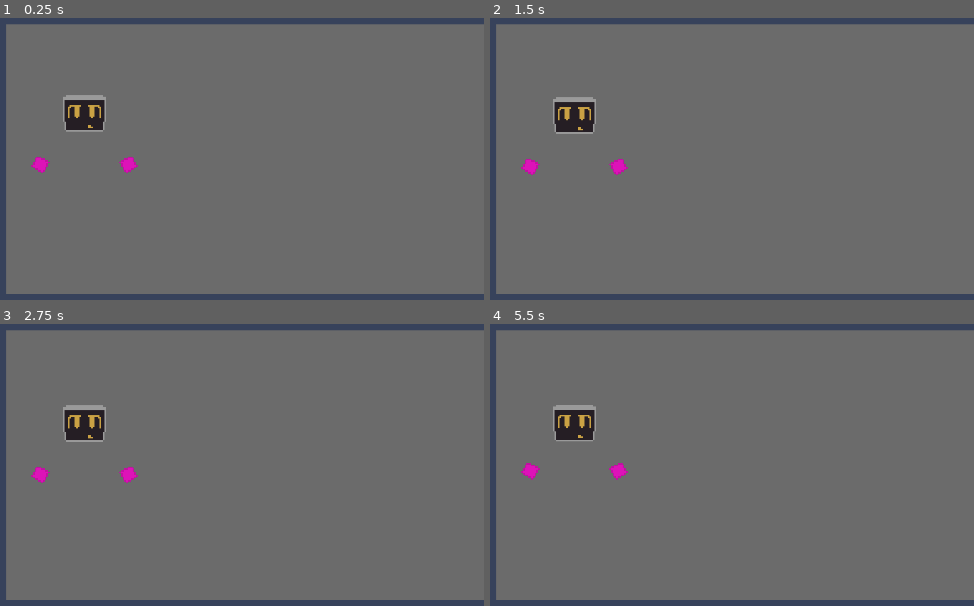
Above: before the commit, frames 1-4 (two rows, left to right).
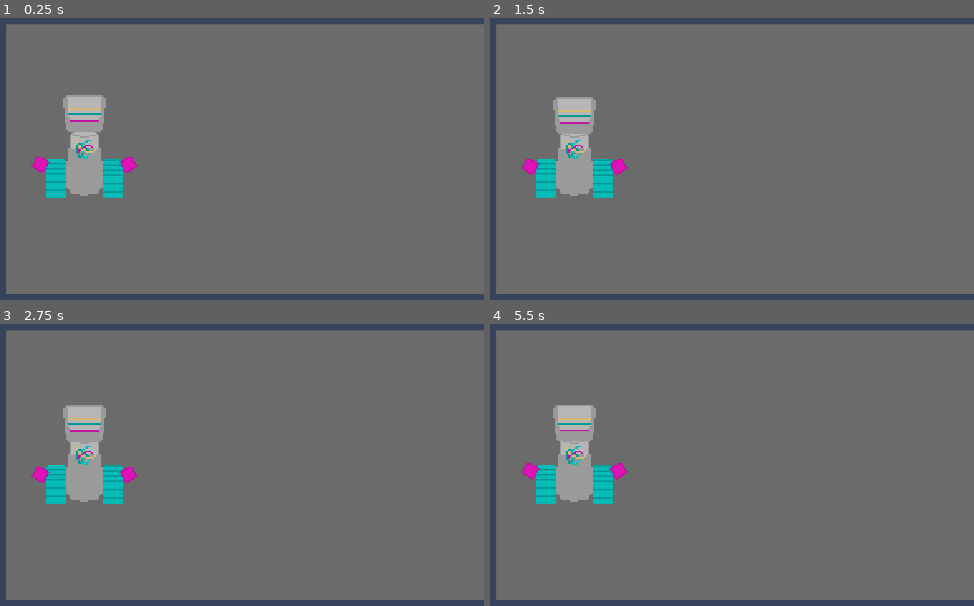
Above: after the commit, the same moments.

Repository: Kustardd/astra
Game: Godot game, scene res://scenes/world.tscn
The game is run twice, just before and just after one commit, with the same random seed, the same clock (stepped at 60 frames per second) and the same inputs. This scene is started directly instead of the project's main scene.
Inputs (mouse positions are in pixels of both pictures, inside the frame that each line leads up to):
- Up to frame 1 (0.25 s): no input
- Up to frame 2 (1.5 s): click (581, 68) at 0.5 s; click (581, 68) at 1.25 s
- Up to frame 3 (2.75 s): click (212, 465) at 2 s
- Up to frame 4 (5.5 s): click (572, 422) at 2.75 s; tap Enter at 3.5 s; hold Right (ui_right) 3.53-4.28 s; hold Down (ui_down) 4.28-5.03 s; tap Space at 5 s; hold Right (ui_right) from 5.03 s (still down)

The runs differ from the first frame. In frame 1, 3.6% of the frame differs, in the area x 9-26%, y 28-64%; in frame 2, 3.6%; in frame 3, 3.5%; in frame 4, 3.6%.

Commit message:
finished adding assets to Astra

Diff:
--- a/astra/arm.gd
+++ b/astra/arm.gd
@@ -13,4 +13,4 @@
 	if (abs(origin-position.y)-wobbleLength)>=8:
 		direction*= -1
 	position.y +=wobbleStrength*direction*delta
-	print(position.y, "a")
+	#print(position.y, "a")
--- a/astra/astra.gd
+++ b/astra/astra.gd
@@ -6,11 +6,7 @@
 @export var baseSpeedMultiplier := 1.5
 
 @onready var anim_player: AnimatedSprite2D = $AnimatedSprite2D
-
-enum State {
-	Idle,
-	Moving
-}
+@onready var direction: String
 
 enum Direction {
 	Left,
--- a/astra/astra.tscn
+++ b/astra/astra.tscn
@@ -3,12 +3,271 @@
 [ext_resource type="Script" uid="uid://dtnvppr8xdn6s" path="res://astra/astra.gd" id="1_psguu"]
 [ext_resource type="Texture2D" uid="uid://bn6wcak4ohrpf" path="res://astra/consolidated/head-astra.png" id="3_hte64"]
 [ext_resource type="Texture2D" uid="uid://bsolxni50mxry" path="res://astra/consolidated/arm-astra.png" id="3_slujx"]
+[ext_resource type="Texture2D" uid="uid://cjdaucooarks3" path="res://astra/consolidated/body-astra.png" id="3_v03s5"]
+[ext_resource type="Texture2D" uid="uid://0nogy0irk0mx" path="res://astra/consolidated/treads-astra.png" id="4_8w8xn"]
 [ext_resource type="Script" uid="uid://dmkb4sg4eq3u4" path="res://astra/arm.gd" id="4_g210e"]
 [ext_resource type="Script" uid="uid://csfftfu3m7bmm" path="res://astra/head.gd" id="4_juhpt"]
 [ext_resource type="Script" uid="uid://dxunlgjrq6v4t" path="res://scripts/states/State Machine.gd" id="5_3dd3b"]
+[ext_resource type="Texture2D" uid="uid://bvxptinon1wau" path="res://astra/consolidated/bumps-astra.png" id="5_lxu5n"]
+[ext_resource type="Script" uid="uid://bytmvegft2nlx" path="res://scripts/states/AstraMove.gd" id="10_lxu5n"]
+[ext_resource type="Script" uid="uid://ci4il4vb3l825" path="res://scripts/states/AstraIdle.gd" id="11_caaci"]
 
 [sub_resource type="RectangleShape2D" id="RectangleShape2D_0ugm7"]
 size = Vector2(133.3125, 50.5)
+
+[sub_resource type="AtlasTexture" id="AtlasTexture_caaci"]
+atlas = ExtResource("3_v03s5")
+region = Rect2(0, 0, 256, 256)
+
+[sub_resource type="AtlasTexture" id="AtlasTexture_j0skc"]
+atlas = ExtResource("3_v03s5")
+region = Rect2(256, 0, 256, 256)
+
+[sub_resource type="AtlasTexture" id="AtlasTexture_mgfwx"]
+atlas = ExtResource("3_v03s5")
+region = Rect2(0, 256, 256, 256)
+
+[sub_resource type="AtlasTexture" id="AtlasTexture_mqiex"]
+atlas = ExtResource("3_v03s5")
+region = Rect2(256, 256, 256, 256)
+
+[sub_resource type="SpriteFrames" id="SpriteFrames_wgpu7"]
+animations = [{
+"frames": [{
+"duration": 1.0,
+"texture": SubResource("AtlasTexture_caaci")
+}],
+"loop": 1,
+"name": &"Back",
+"speed": 5.0
+}, {
+"frames": [{
+"duration": 1.0,
+"texture": SubResource("AtlasTexture_j0skc")
+}],
+"loop": 1,
+"name": &"Front",
+"speed": 5.0
+}, {
+"frames": [{
+"duration": 1.0,
+"texture": SubResource("AtlasTexture_mgfwx")
+}],
+"loop": 1,
+"name": &"Left",
+"speed": 5.0
+}, {
+"frames": [{
+"duration": 1.0,
+"texture": SubResource("AtlasTexture_mqiex")
+}],
+"loop": 1,
+"name": &"Right",
+"speed": 5.0
+}]
+
+[sub_resource type="AtlasTexture" id="AtlasTexture_w30vv"]
+atlas = ExtResource("4_8w8xn")
+region = Rect2(0, 0, 256, 256)
+
+[sub_resource type="AtlasTexture" id="AtlasTexture_h15qc"]
+atlas = ExtResource("4_8w8xn")
+region = Rect2(0, 0, 256, 256)
+
+[sub_resource type="AtlasTexture" id="AtlasTexture_8cfaw"]
+atlas = ExtResource("4_8w8xn")
+region = Rect2(0, 256, 256, 256)
+
+[sub_resource type="AtlasTexture" id="AtlasTexture_idy1l"]
+atlas = ExtResource("4_8w8xn")
+region = Rect2(256, 256, 256, 256)
+
+[sub_resource type="AtlasTexture" id="AtlasTexture_u4cv3"]
+atlas = ExtResource("4_8w8xn")
+region = Rect2(256, 0, 256, 256)
+
+[sub_resource type="AtlasTexture" id="AtlasTexture_767pj"]
+atlas = ExtResource("4_8w8xn")
+region = Rect2(512, 256, 256, 256)
+
+[sub_resource type="AtlasTexture" id="AtlasTexture_0pa57"]
+atlas = ExtResource("4_8w8xn")
+region = Rect2(0, 512, 256, 256)
+
+[sub_resource type="AtlasTexture" id="AtlasTexture_e756l"]
+atlas = ExtResource("4_8w8xn")
+region = Rect2(512, 0, 256, 256)
+
+[sub_resource type="SpriteFrames" id="SpriteFrames_hdqc5"]
+animations = [{
+"frames": [{
+"duration": 1.0,
+"texture": SubResource("AtlasTexture_w30vv")
+}],
+"loop": 1,
+"name": &"Back",
+"speed": 5.0
+}, {
+"frames": [{
+"duration": 1.0,
+"texture": SubResource("AtlasTexture_h15qc")
+}],
+"loop": 1,
+"name": &"Front",
+"speed": 5.0
+}, {
+"frames": [{
+"duration": 2.0,
+"texture": SubResource("AtlasTexture_8cfaw")
+}, {
+"duration": 2.0,
+"texture": SubResource("AtlasTexture_idy1l")
+}],
+"loop": 1,
+"name": &"Left_Move",
+"speed": 5.0
+}, {
+"frames": [{
+"duration": 1.0,
+"texture": SubResource("AtlasTexture_u4cv3")
+}],
+"loop": 1,
+"name": &"Left_Stop",
+"speed": 5.0
+}, {
+"frames": [{
+"duration": 2.0,
+"texture": SubResource("AtlasTexture_767pj")
+}, {
+"duration": 2.0,
+"texture": SubResource("AtlasTexture_0pa57")
+}],
+"loop": 1,
+"name": &"Right_Move",
+"speed": 5.0
+}, {
+"frames": [{
+"duration": 1.0,
+"texture": SubResource("AtlasTexture_e756l")
+}],
+"loop": 1,
+"name": &"Right_Stop",
+"speed": 5.0
+}]
+
+[sub_resource type="AtlasTexture" id="AtlasTexture_nopbu"]
+atlas = ExtResource("5_lxu5n")
+region = Rect2(0, 0, 256, 256)
+
+[sub_resource type="AtlasTexture" id="AtlasTexture_wi2xg"]
+atlas = ExtResource("5_lxu5n")
+region = Rect2(256, 0, 256, 256)
+
+[sub_resource type="AtlasTexture" id="AtlasTexture_5xdv7"]
+atlas = ExtResource("5_lxu5n")
+region = Rect2(512, 0, 256, 256)
+
+[sub_resource type="AtlasTexture" id="AtlasTexture_88uhn"]
+atlas = ExtResource("5_lxu5n")
+region = Rect2(768, 0, 256, 256)
+
+[sub_resource type="AtlasTexture" id="AtlasTexture_sbyi1"]
+atlas = ExtResource("5_lxu5n")
+region = Rect2(0, 256, 256, 256)
+
+[sub_resource type="AtlasTexture" id="AtlasTexture_rh1al"]
+atlas = ExtResource("5_lxu5n")
+region = Rect2(256, 256, 256, 256)
+
+[sub_resource type="AtlasTexture" id="AtlasTexture_0ob10"]
+atlas = ExtResource("5_lxu5n")
+region = Rect2(512, 256, 256, 256)
+
+[sub_resource type="AtlasTexture" id="AtlasTexture_8bogg"]
+atlas = ExtResource("5_lxu5n")
+region = Rect2(768, 256, 256, 256)
+
+[sub_resource type="AtlasTexture" id="AtlasTexture_bxe0e"]
+atlas = ExtResource("5_lxu5n")
+region = Rect2(0, 512, 256, 256)
+
+[sub_resource type="AtlasTexture" id="AtlasTexture_oiqgn"]
+atlas = ExtResource("5_lxu5n")
+region = Rect2(256, 512, 256, 256)
+
+[sub_resource type="AtlasTexture" id="AtlasTexture_riwpr"]
+atlas = ExtResource("5_lxu5n")
+region = Rect2(512, 512, 256, 256)
+
+[sub_resource type="AtlasTexture" id="AtlasTexture_j6bsv"]
+atlas = ExtResource("5_lxu5n")
+region = Rect2(768, 512, 256, 256)
+
+[sub_resource type="AtlasTexture" id="AtlasTexture_8gso8"]
+atlas = ExtResource("5_lxu5n")
+region = Rect2(0, 768, 256, 256)
+
+[sub_resource type="SpriteFrames" id="SpriteFrames_6kg0m"]
+animations = [{
+"frames": [{
+"duration": 1.0,
+"texture": SubResource("AtlasTexture_nopbu")
+}, {
+"duration": 1.0,
+"texture": SubResource("AtlasTexture_wi2xg")
+}, {
+"duration": 1.0,
+"texture": SubResource("AtlasTexture_5xdv7")
+}, {
+"duration": 1.0,
+"texture": SubResource("AtlasTexture_88uhn")
+}],
+"loop": 1,
+"name": &"Back",
+"speed": 5.0
+}, {
+"frames": [{
+"duration": 1.0,
+"texture": SubResource("AtlasTexture_sbyi1")
+}, {
+"duration": 1.0,
+"texture": SubResource("AtlasTexture_rh1al")
+}, {
+"duration": 1.0,
+"texture": SubResource("AtlasTexture_0ob10")
+}, {
+"duration": 1.0,
+"texture": SubResource("AtlasTexture_8bogg")
+}, {
+"duration": 1.0,
+"texture": SubResource("AtlasTexture_bxe0e")
+}],
+"loop": 1,
+"name": &"Front",
+"speed": 5.0
+}, {
+"frames": [{
+"duration": 1.0,
+"texture": SubResource("AtlasTexture_oiqgn")
+}, {
+"duration": 1.0,
+"texture": SubResource("AtlasTexture_riwpr")
+}],
+"loop": 1,
+"name": &"Left",
+"speed": 5.0
+}, {
+"frames": [{
+"duration": 1.0,
+"texture": SubResource("AtlasTexture_j6bsv")
+}, {
+"duration": 1.0,
+"texture": SubResource("AtlasTexture_8gso8")
+}],
+"loop": 1,
+"name": &"Right",
+"speed": 5.0
+}]
 
 [sub_resource type="AtlasTexture" id="AtlasTexture_5o0qk"]
 atlas = ExtResource("3_hte64")
@@ -120,12 +379,26 @@
 position = Vector2(-57.65625, 99)
 shape = SubResource("RectangleShape2D_0ugm7")
 
-[node name="State Machine" type="Node2D" parent="." unique_id=498990391]
-script = ExtResource("5_3dd3b")
+[node name="Body" type="AnimatedSprite2D" parent="." unique_id=1345246276]
+y_sort_enabled = true
+texture_filter = 1
+sprite_frames = SubResource("SpriteFrames_wgpu7")
+animation = &"Back"
+
+[node name="Treads" type="AnimatedSprite2D" parent="." unique_id=1480341040]
+texture_filter = 1
+sprite_frames = SubResource("SpriteFrames_hdqc5")
+animation = &"Front"
+frame_progress = 0.32009503
+
+[node name="Bumps" type="AnimatedSprite2D" parent="." unique_id=74732400]
+sprite_frames = SubResource("SpriteFrames_6kg0m")
+animation = &"Front"
 
 [node name="Head" type="AnimatedSprite2D" parent="." unique_id=583319050]
+texture_filter = 1
 sprite_frames = SubResource("SpriteFrames_2arpm")
-animation = &"Front"
+animation = &"Back"
 script = ExtResource("4_juhpt")
 
 [node name="Arm" type="AnimatedSprite2D" parent="." unique_id=809656082]
@@ -137,3 +410,16 @@
 
 [node name="Camera2D" type="Camera2D" parent="." unique_id=1423717219]
 position_smoothing_enabled = true
+
+[node name="StateMachine" type="Node" parent="." unique_id=1493842196 node_paths=PackedStringArray("initial_state")]
+script = ExtResource("5_3dd3b")
+initial_state = NodePath("AstraIdle")
+metadata/_custom_type_script = "uid://dxunlgjrq6v4t"
+
+[node name="AstraMove" type="Node" parent="StateMachine" unique_id=1927947396]
+script = ExtResource("10_lxu5n")
+metadata/_custom_type_script = "uid://bytmvegft2nlx"
+
+[node name="AstraIdle" type="Node" parent="StateMachine" unique_id=1811774783]
+script = ExtResource("11_caaci")
+metadata/_custom_type_script = "uid://ci4il4vb3l825"
--- a/astra/head.gd
+++ b/astra/head.gd
@@ -13,4 +13,4 @@
 	if (abs(origin-position.y)-wobbleLength)>=8:
 		direction*= -1
 	position.y +=wobbleStrength*direction*delta
-	print(position.y,"h")
+	#print(position.y,"h")
